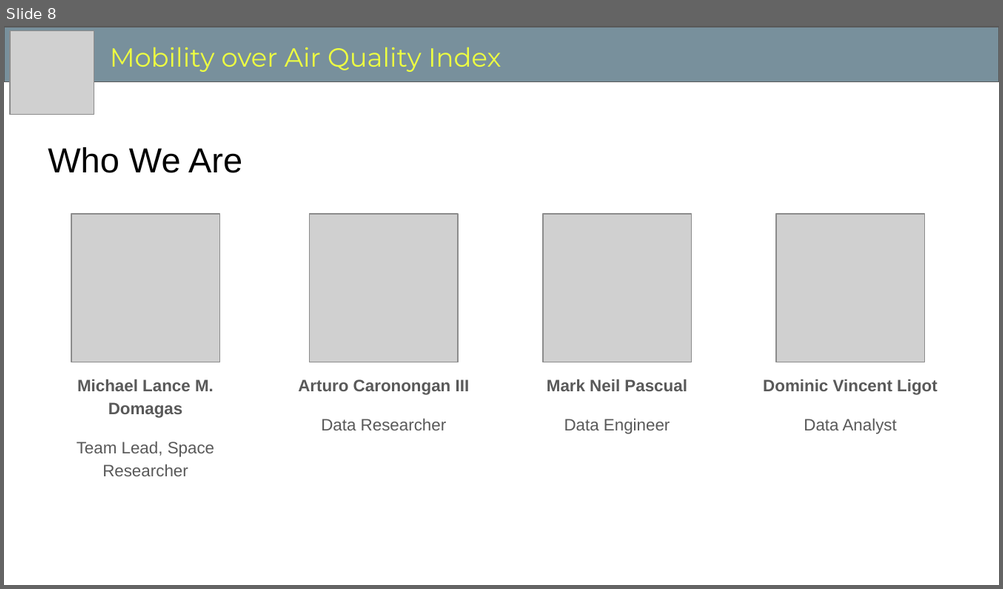
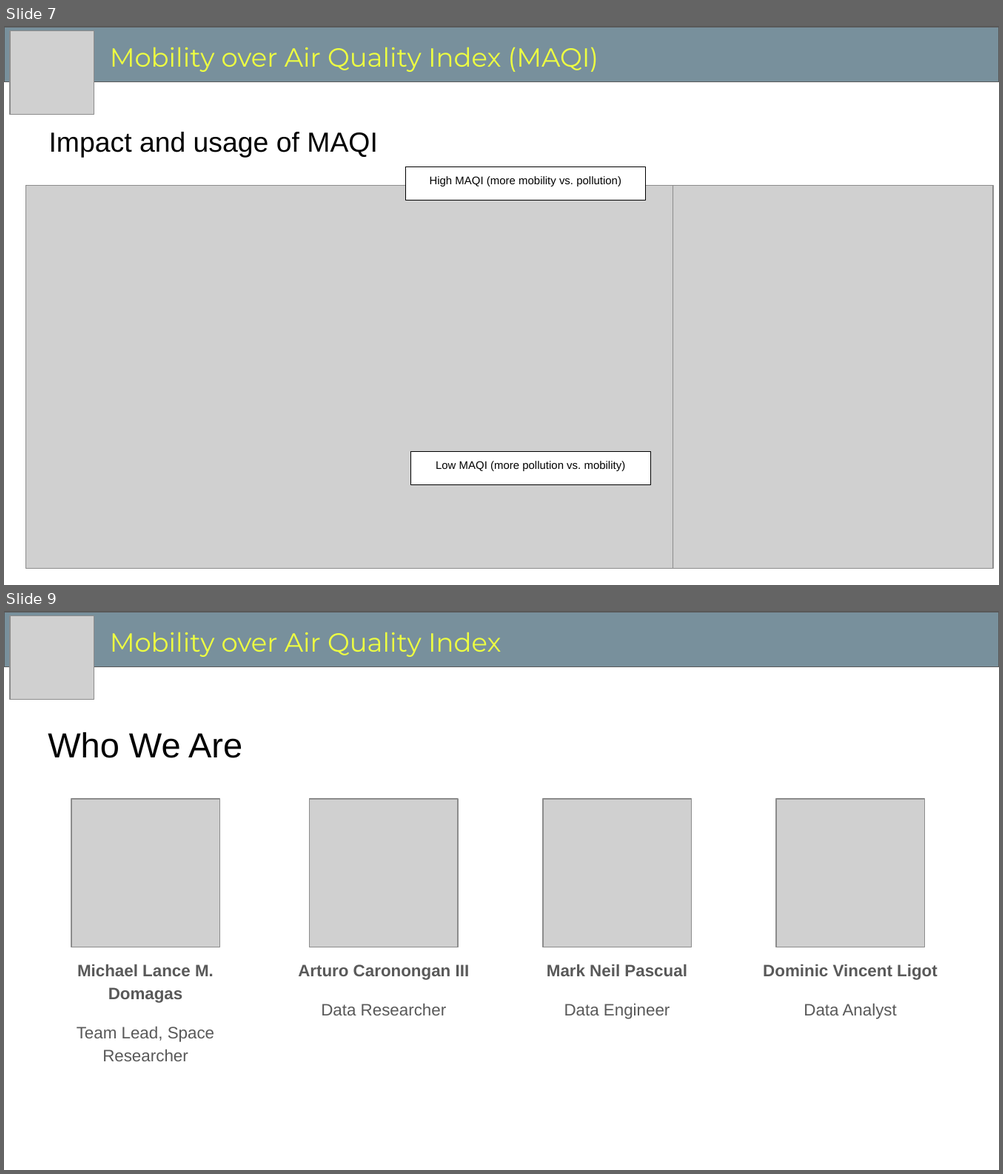
Before and after one commit to docligot/maqi, a slide deck: presentation/Mobility over Air Quality Index (MAQI).pptx. Shown one above the other, each under a label of ours: slide 8 before the commit, slides 7 and 9 after it; the slides between them are not shown. The pictures are 1003x589 and 1003x1174 pixels, drawn with LibreOffice and Linux fonts; fonts in the diff are those of the drawing; grey boxes stand for pictures. Boxes give left, top, right and bottom in pixels: in the first picture for what was removed or moved away, otherwise in the second. Text is boxed around its words. In the diff, an @@ line names an element or a change of style, - is before the commit and + after.

```diff
--- a/presentation/Mobility over Air Quality Index (MAQI).pptx
+++ b/presentation/Mobility over Air Quality Index (MAQI).pptx
@@ slide 7 added at (4, 26, 999, 585), background #FFFFFF @@
@@ rectangle added at (4, 27, 999, 83), fill #78909C, outline #595959 0.75 pt @@
@@ picture added at (10, 31, 94, 115) @@
@@ text added at (110, 47, 598, 72), 19 pt, text #EEFF41 @@
+Mobility over Air Quality Index (MAQI)
@@ title added at (49, 132, 377, 157), 20 pt, text #000000 @@
+Impact and usage of MAQI
@@ rectangle added at (406, 167, 646, 201), fill #FFFFFF, outline #000000 0.75 pt, 8 pt, text #000000 @@
+High MAQI (more mobility vs. pollution)
@@ picture added at (26, 185, 672, 568) @@
@@ picture added at (672, 185, 993, 568) @@
@@ rectangle added at (411, 452, 651, 486), fill #FFFFFF, outline #000000 0.75 pt, 8 pt, text #000000 @@
+Low MAQI (more pollution vs. mobility)
@@ what was slide 8 is now slide 9 @@
```
Also in this commit, not shown: 5 slides changed.
